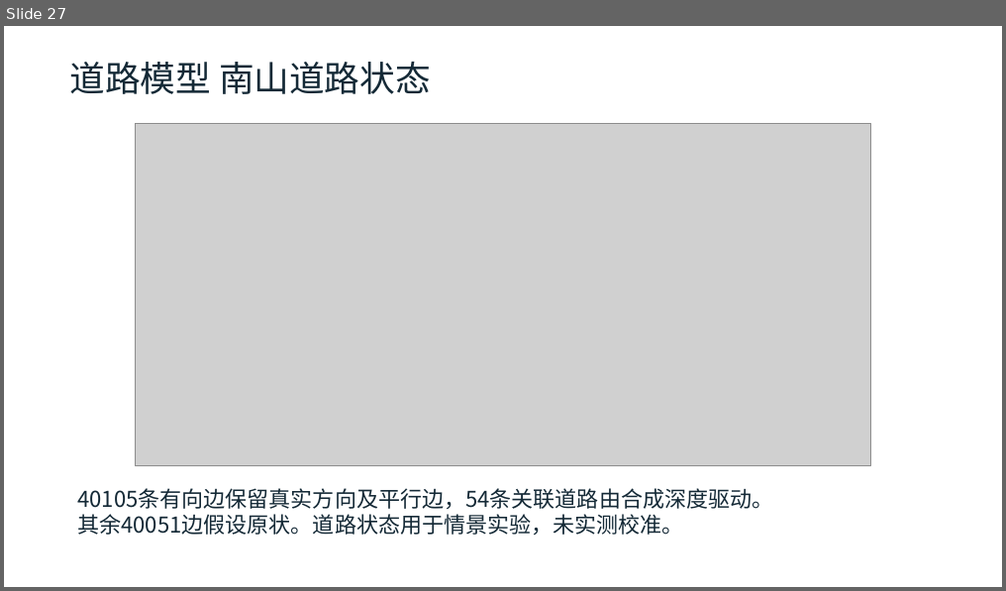
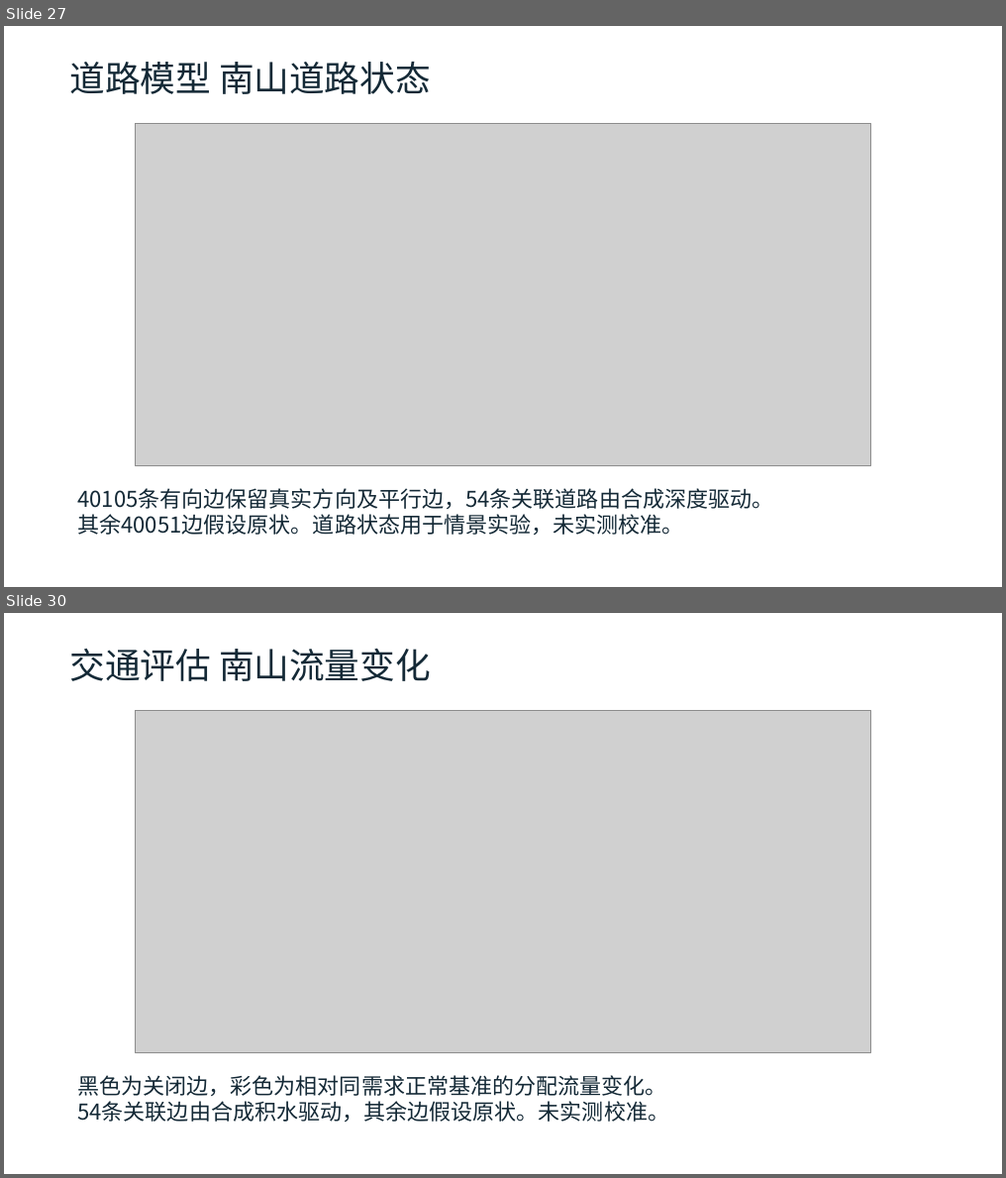
Before and after one commit to zhzhzh666/jiaotong, a slide deck: docs/deliverables/开题与阶段进展汇报.pptx. Shown one above the other, each under a label of ours: slide 27 before the commit, slides 27 and 30 after it; the slides between them are not shown. The pictures are 1006x591 and 1006x1178 pixels, drawn with LibreOffice and Linux fonts; fonts in the diff are those of the drawing; grey boxes stand for pictures. Boxes give left, top, right and bottom in pixels: in the first picture for what was removed or moved away, otherwise in the second. Text is boxed around its words. In the diff, an @@ line names an element or a change of style, - is before the commit and + after.

```diff
--- a/docs/deliverables/开题与阶段进展汇报.pptx
+++ b/docs/deliverables/开题与阶段进展汇报.pptx
@@ slide 30 added at (4,613,1002,1174), background #FFFFFF @@
@@ text added at (69,648,431,681), 34 pt, text #142936 @@
+交通评估 南山流量变化
@@ picture added at (136,710,871,1054) @@
@@ text added at (77,1075,669,1122), 21 pt, text #142936 @@
+黑色为关闭边，彩色为相对同需求正常基准的分配流量变化。
+54条关联边由合成积水驱动，其余边假设原状。未实测校准。
```
Also in this commit, not shown: 5 slides changed, 2 other slides added, 41 other files.
